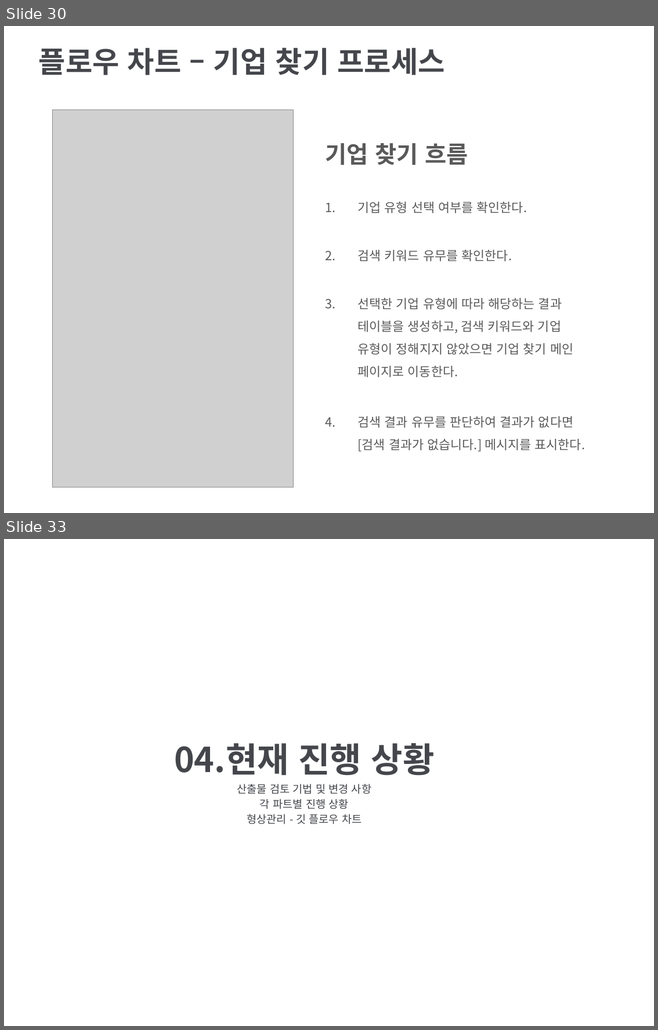
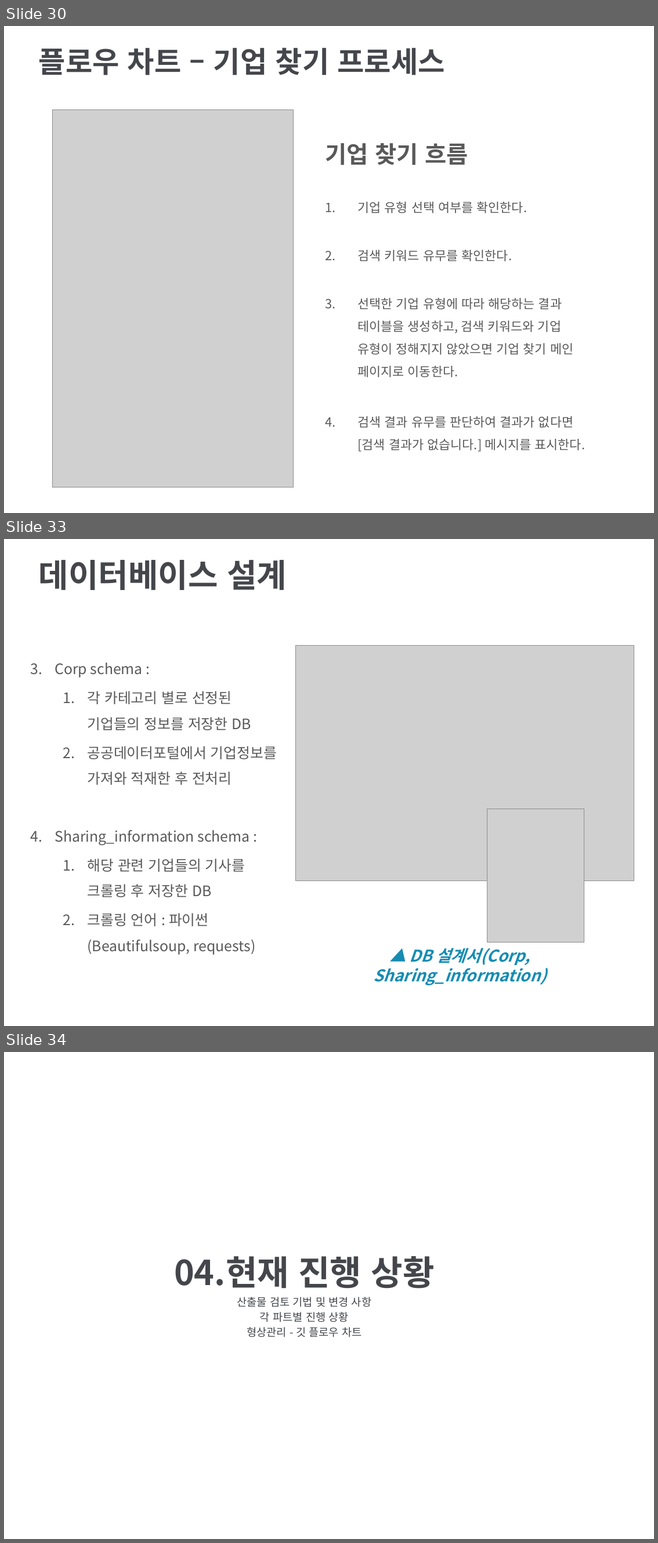
Before and after one commit to DrawGreen2021/Presentation, a slide deck: 팀 그릴그린 중간발표(사업계획서).pptx. Shown one above the other, each under a label of ours: slides 30 and 33 before the commit, slides 30, 33 and 34 after it; the slides between them are not shown. The pictures are 658x1030 and 658x1543 pixels, drawn with LibreOffice and Linux fonts; fonts in the diff are those of the drawing; grey boxes stand for pictures; background and template pictures are left out. Boxes give left, top, right and bottom in pixels: in the first picture for what was removed or moved away, otherwise in the second. Text is boxed around its words. In the diff, an @@ line names an element or a change of style, - is before the commit and + after.

```diff
--- a/팀 그릴그린 중간발표(사업계획서).pptx
+++ b/팀 그릴그린 중간발표(사업계획서).pptx
@@ slide 33 added at box(4, 539, 654, 1026), background picture (left out) @@
@@ title added at box(39, 560, 286, 590), 36 pt, text #44464B, bold @@
+데이터베이스 설계
@@ picture added at box(296, 646, 634, 881) @@
@@ text added at box(54, 663, 277, 955), 16 pt, text #595959 @@
+3. Corp schema :
+  1. 각 카테고리 별로 선정된
+     기업들의 정보를 저장한 DB
+  2. 공공데이터포털에서 기업정보를 가져와 적재한 후 전처리
+4. Sharing_information schema :
+  1. 해당 관련 기업들의 기사를
+     크롤링 후 저장한 DB
+  2. 크롤링 언어 : 파이썬(Beautifulsoup, requests)
@@ picture added at box(487, 809, 584, 943) @@
@@ text added at box(373, 948, 546, 986), 18 pt, text #168CB3, bold, italic @@
+▲ DB 설계서(Corp, Sharing_information)
@@ what was slide 33 is now slide 34 @@
```
Also in this commit, not shown: 10 slides changed, 3 other slides added, 2 slides removed, 2 other files.
